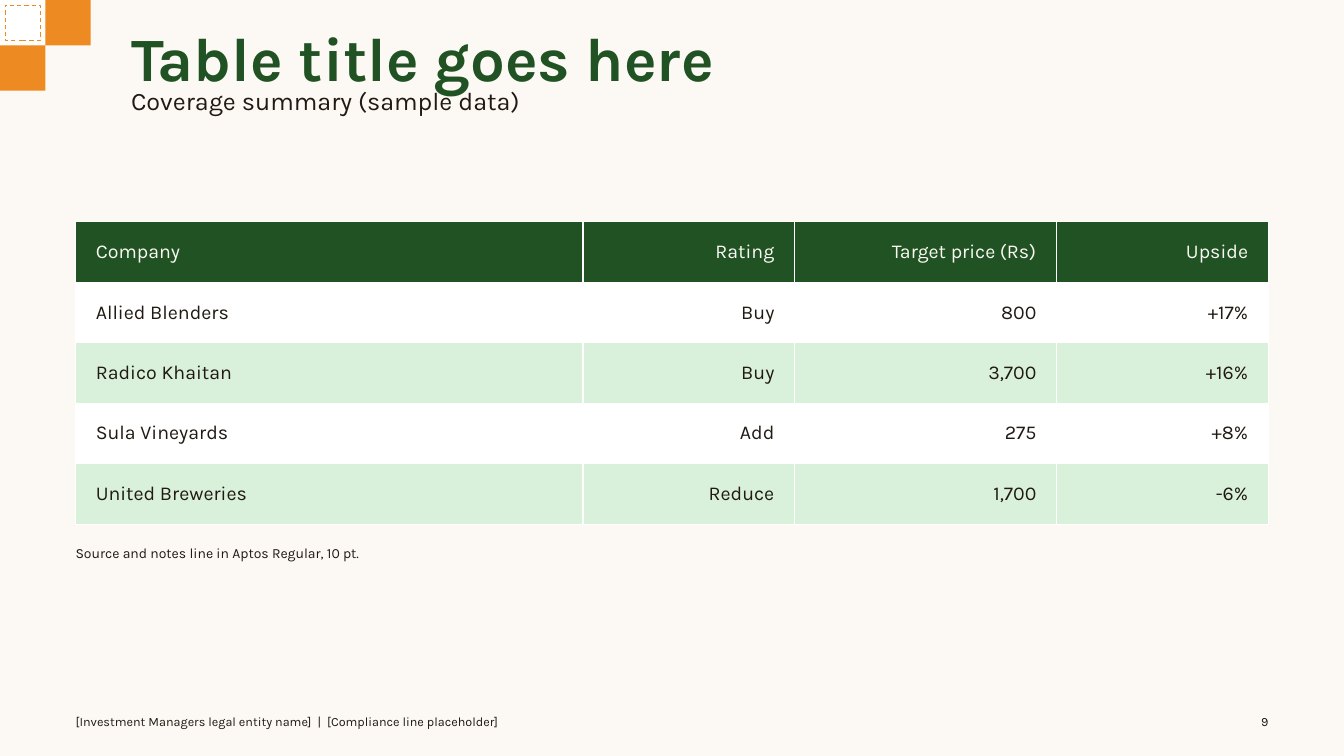
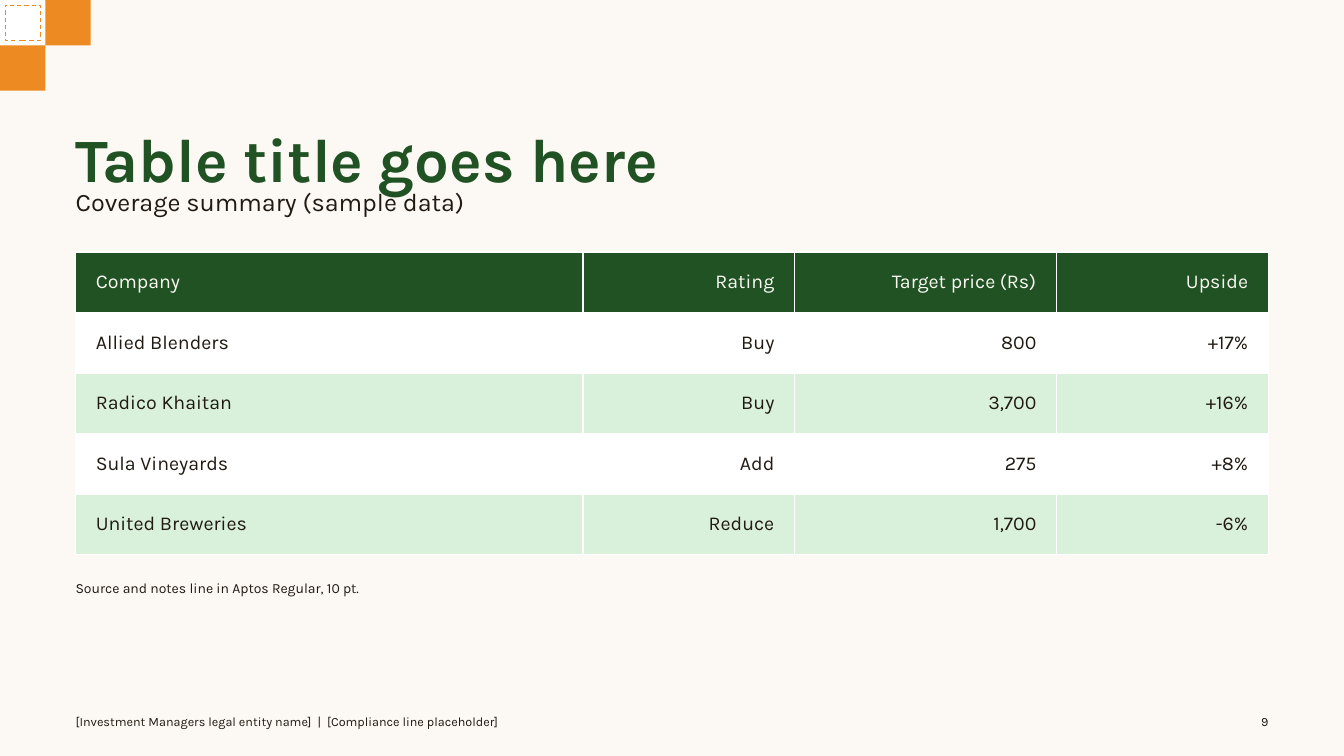
Before and after one commit to soumyakarwa/emkay-ppt-templates, a slide deck: slide 9 of Emkay_Investment_Managers_Template.pptx. Drawn at 1344x756 pixels with LibreOffice and Linux fonts; fonts in the diff are those of the drawing. Boxes give left, top, right and bottom in pixels: in the first picture for what was removed or moved away, otherwise in the second. Text is boxed around its words. In the diff, an @@ line names an element or a change of style, - is before the commit and + after.

```diff
--- a/Emkay_Investment_Managers_Template.pptx
+++ b/Emkay_Investment_Managers_Template.pptx
@@ text "Table title goes here": place and size @@
-text "Table title goes here" at box(131, 37, 714, 96)
+text "Table title goes here" at box(76, 138, 658, 197)
@@ text "Coverage summary (sample data)": place and size @@
-text "Coverage summary (sample data)" at box(131, 88, 519, 116)
+text "Coverage summary (sample data)" at box(76, 189, 464, 217)
@@ table: place and size @@
-table at box(76, 222, 1268, 524)
+table at box(76, 252, 1268, 555)
@@ text "Source and notes line in ...": place and size @@
-text "Source and notes line in ..." at box(76, 548, 359, 562)
+text "Source and notes line in ..." at box(76, 583, 359, 597)
```
Also in this commit, not shown: 4 other slides changed, 2 other files.
